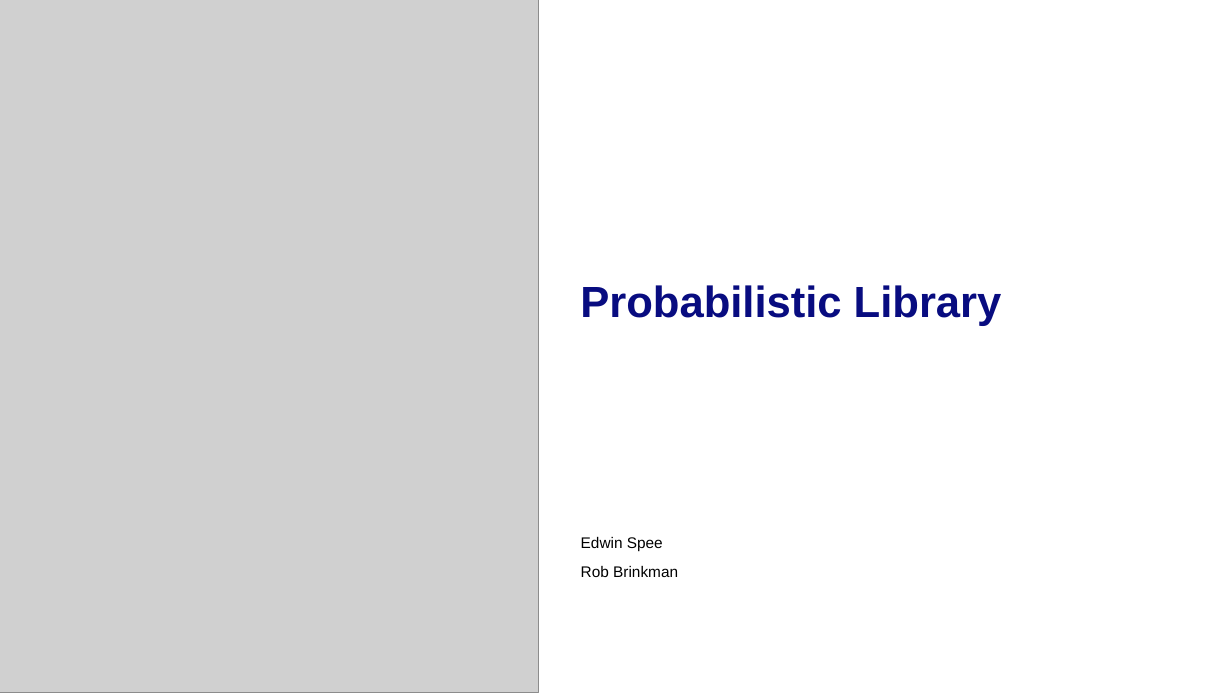
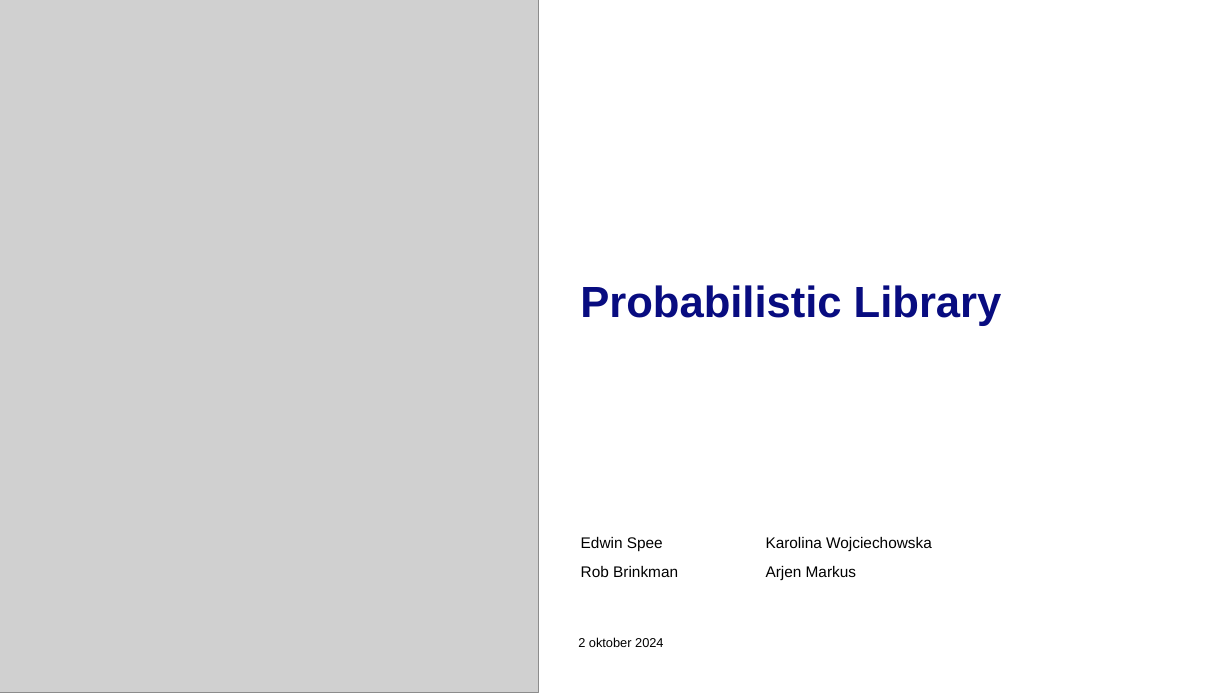
Before and after one commit to Deltares/ProbabilisticLibrary, a slide deck: slide 3 of doc/presentations/Probabilistic Library GFS 2 okt 2024.pptx. Drawn at 1232x693 pixels with LibreOffice and Linux fonts; fonts in the diff are those of the drawing; grey boxes stand for pictures; background and template pictures are left out. Boxes give left, top, right and bottom in pixels: in the first picture for what was removed or moved away, otherwise in the second. Text is boxed around its words. In the diff, an @@ line names an element or a change of style, - is before the commit and + after.

```diff
--- a/doc/presentations/Probabilistic Library GFS 2 okt 2024.pptx
+++ b/doc/presentations/Probabilistic Library GFS 2 okt 2024.pptx
@@ text at (581, 537, 932, 580): text changed @@
-Edwin Spee
-Rob Brinkman
+Edwin Spee Karolina Wojciechowska
+Rob Brinkman Arjen Markus
@@ text added at (578, 637, 663, 647), 10 pt, text #000000 @@
+2 oktober 2024
```
Also in this commit, not shown: 2 other slides changed, 1 slide added.
